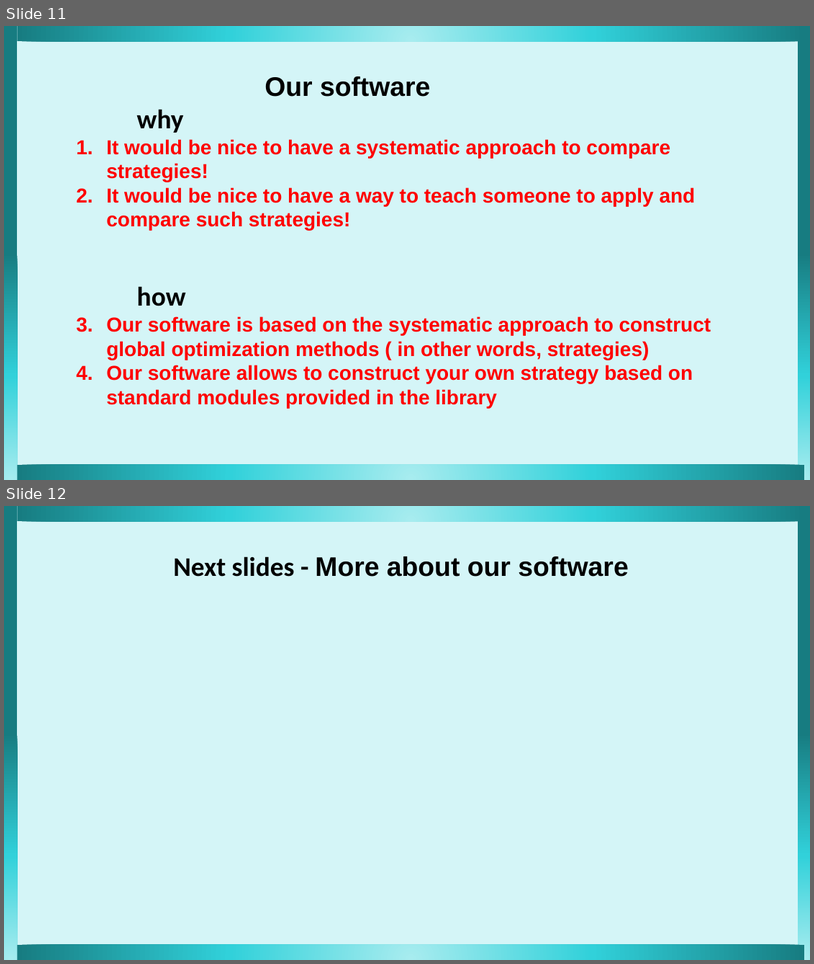
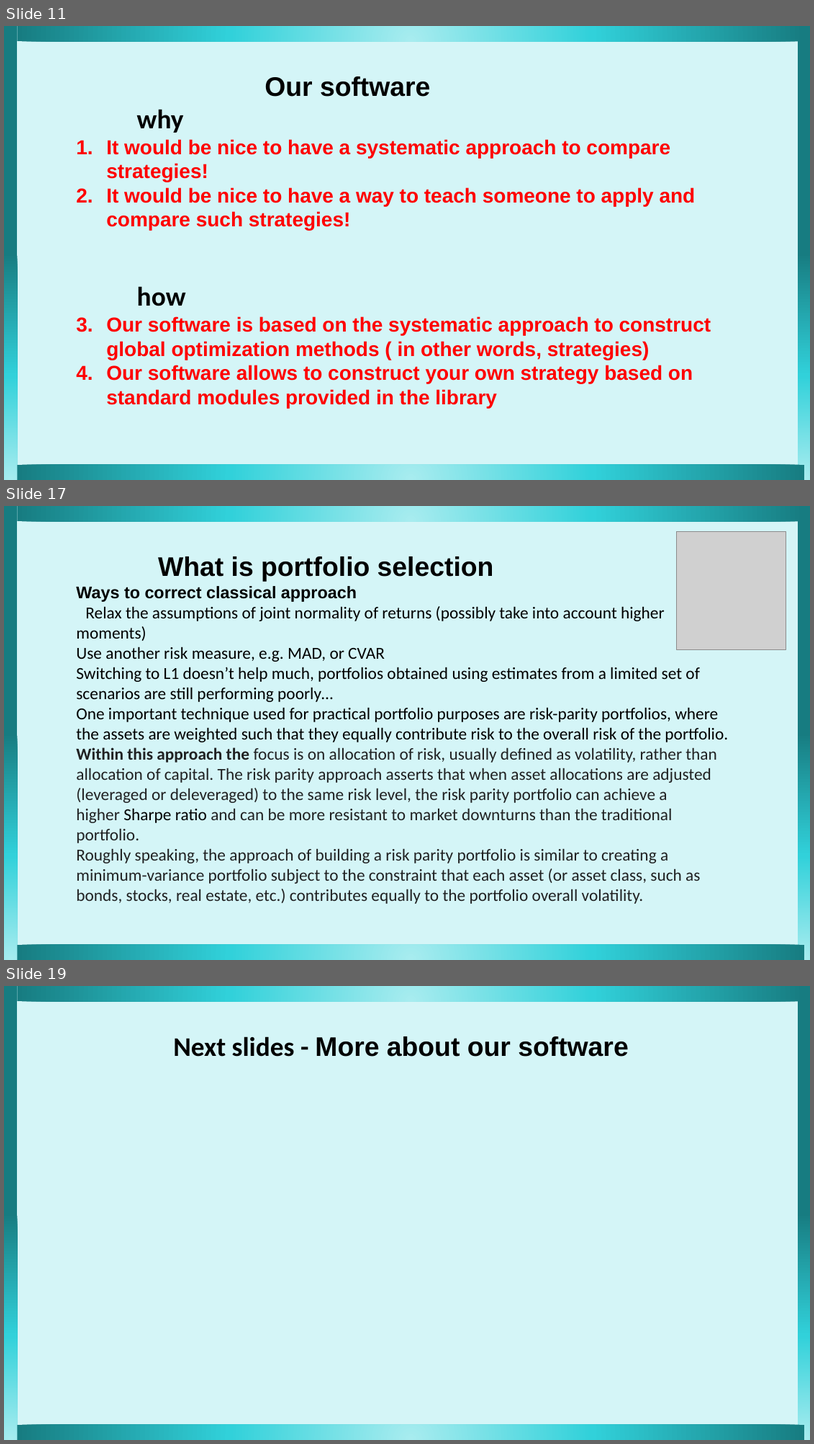
Before and after one commit to nadiakap/MinPy_edu, a slide deck: 2022-Scipy_presentation.pptx. Shown one above the other, each under a label of ours: slides 11 and 12 before the commit, slides 11, 17 and 19 after it; the slides between them are not shown. The pictures are 814x964 and 814x1444 pixels, drawn with LibreOffice and Linux fonts; fonts in the diff are those of the drawing; grey boxes stand for pictures. Boxes give left, top, right and bottom in pixels: in the first picture for what was removed or moved away, otherwise in the second. Text is boxed around its words. In the diff, an @@ line names an element or a change of style, - is before the commit and + after.

```diff
--- a/2022-Scipy_presentation.pptx
+++ b/2022-Scipy_presentation.pptx
@@ slide 17 added at bbox=[4, 506, 810, 960], background #D4F5F7 @@
@@ pentagon arrow added at bbox=[4, 506, 17, 960], fill gradient #A8ECEF to #31D1DA to #177C81 @@
@@ pentagon arrow added at bbox=[17, 506, 805, 521], fill gradient #A8ECEF to #31D1DA to #177C81 @@
@@ pentagon arrow added at bbox=[798, 506, 810, 960], fill gradient #A8ECEF to #31D1DA to #177C81 @@
@@ picture added at bbox=[676, 531, 786, 649] @@
@@ text added at bbox=[76, 556, 728, 903], 20 pt, text #202122 @@
+What is portfolio selection
+Ways to correct classical approach
+Relax the assumptions of joint normality of returns (possibly take into account higher moments)
+Use another risk measure, e.g. MAD, or CVAR
+Switching to L1 doesn’t help much, portfolios obtained using estimates from a limited set of scenarios are still performing poorly…
+One important technique used for practical portfolio purposes are risk-parity portfolios, where the assets are weighted such that they equally contribute risk to the overall risk of the portfolio.
+Within this approach the focus is on allocation of risk, usually defined as volatility, rather than allocation of capital. The risk parity approach asserts that when asset allocations are adjusted (leveraged or deleveraged) to the same risk level, the risk parity portfolio can achieve a higher Sharpe ratio and can be more resistant to market downturns than the traditional portfolio.
+Roughly speaking, the approach of building a risk parity portfolio is similar to creating a minimum-variance portfolio subject to the constraint that each asset (or asset class, such as bonds, stocks, real estate, etc.) contributes equally to the portfolio overall volatility.
@@ pentagon arrow added at bbox=[17, 944, 805, 960], fill gradient #A8ECEF to #31D1DA to #177C81 @@
@@ what was slide 12 is now slide 19 @@
```
Also in this commit, not shown: 8 other slides added, 1 other file.
